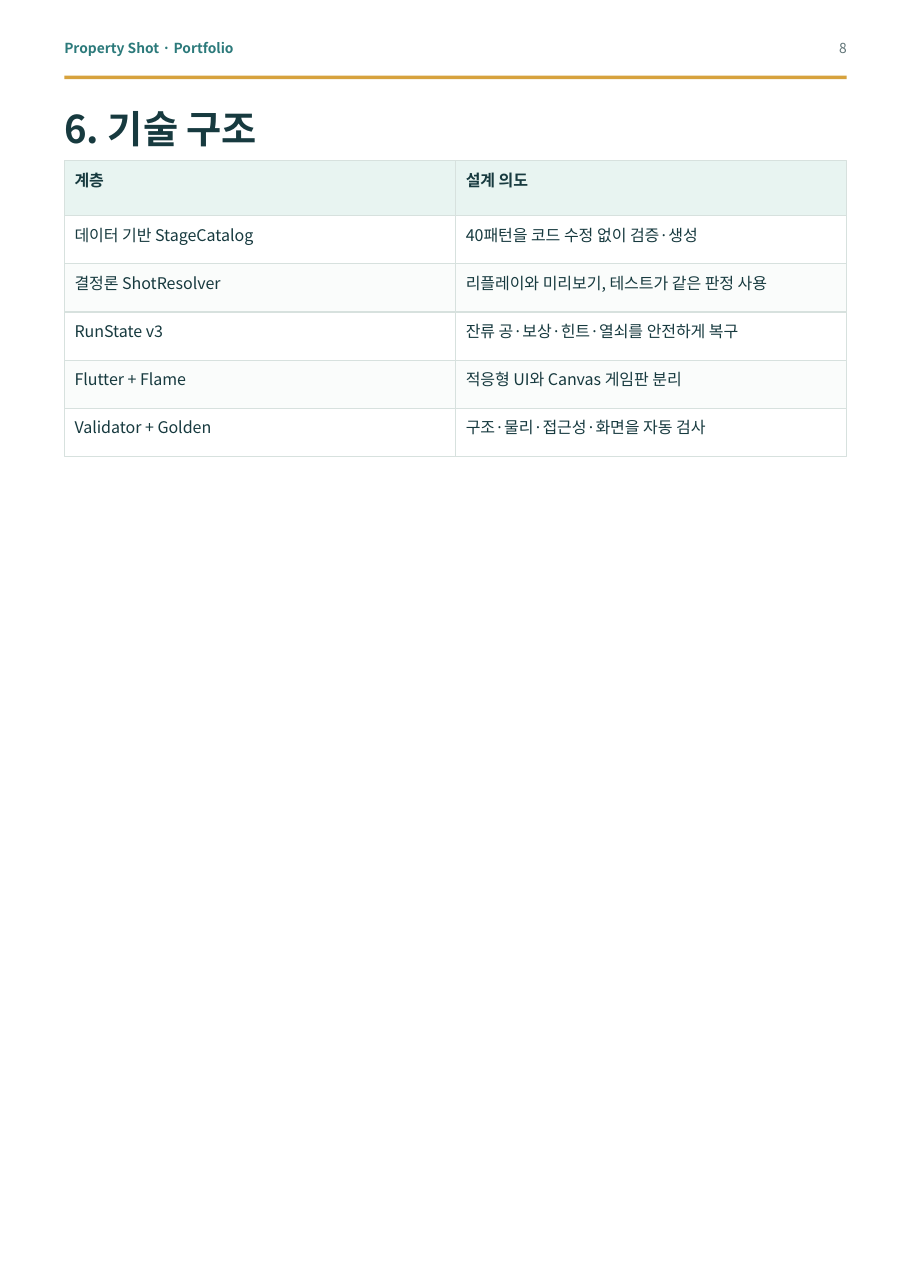
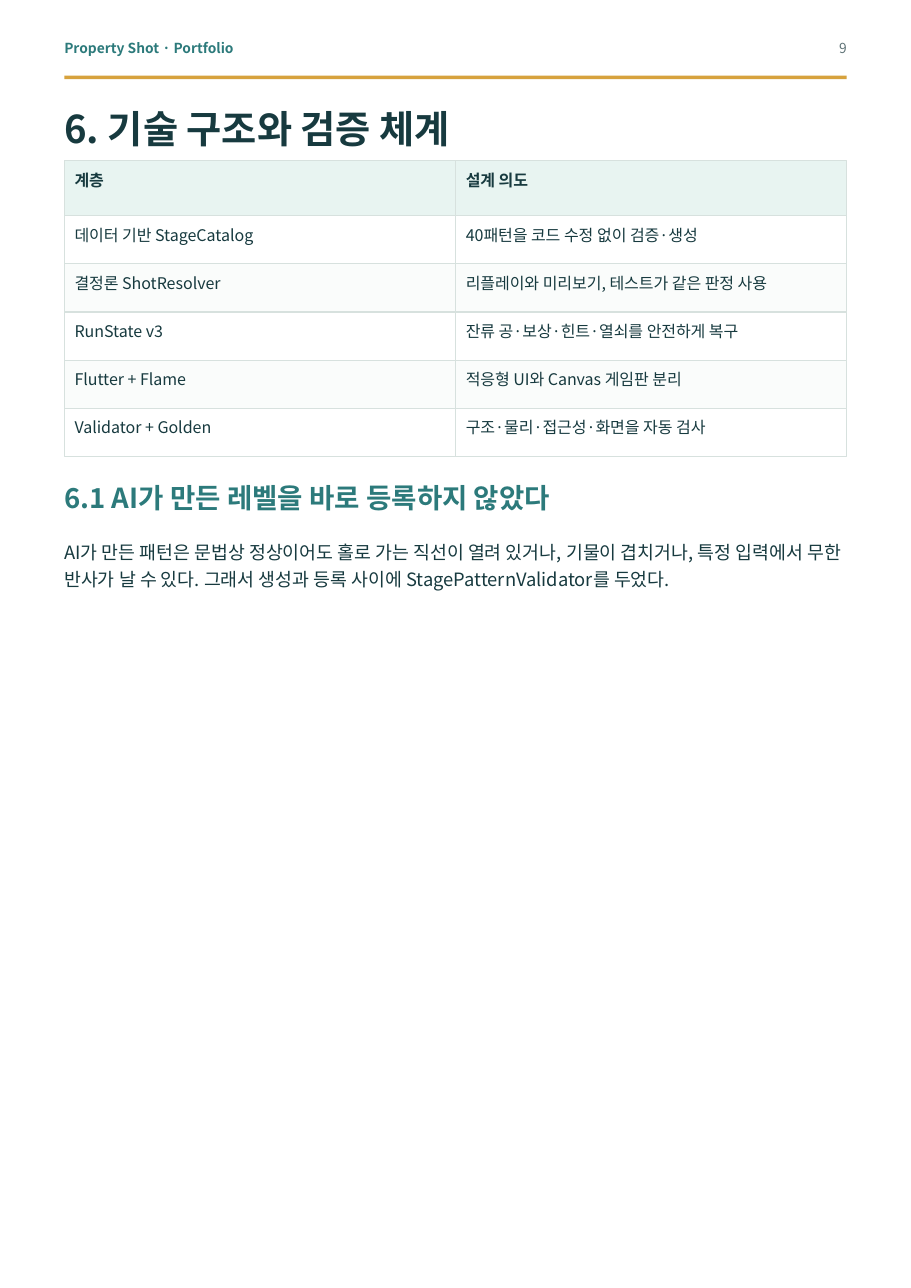
Before and after one commit to good5229/Property_shot, a slide deck: slide 9 of report/dist/property_shot_portfolio.pptx (slide 8 before the commit). Drawn at 911x1288 pixels with LibreOffice and Linux fonts; fonts in the diff are those of the drawing. Boxes give left, top, right and bottom in pixels: in the first picture for what was removed or moved away, otherwise in the second. Text is boxed around its words. In the diff, an @@ line names an element or a change of style, - is before the commit and + after.

```diff
--- a/report/dist/property_shot_portfolio.pptx
+++ b/report/dist/property_shot_portfolio.pptx
@@ text at bbox=[839, 43, 847, 53]: text changed @@
-8
+9
@@ text at bbox=[64, 111, 450, 147]: text changed @@
-6. 기술 구조
+6. 기술 구조와 검증 체계
@@ text added at bbox=[64, 485, 550, 511], 18 pt, text #2C7A7B, bold @@
+6.1 AI가 만든 레벨을 바로 등록하지 않았다
@@ text added at bbox=[64, 543, 841, 591], 12 pt, text #173A3F @@
+AI가 만든 패턴은 문법상 정상이어도 홀로 가는 직선이 열려 있거나, 기물이 겹치거나, 특정 입력에서 무한 반사가 날 수 있다. 그래서 생성과 등록 사이에 StagePatternValidator를 두었다.
```
Also in this commit, not shown: 5 other slides changed, 3 slides added, 6 other files.
